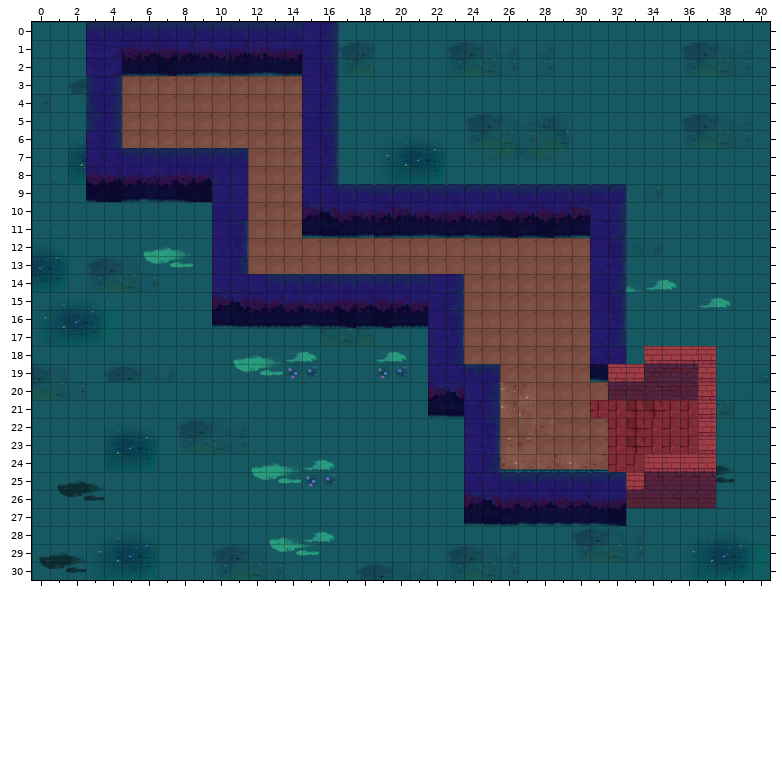
Tiled map, stored at assets/maps/Tutorial1.tmx. The picture above was drawn from the file before the commit.
Cells are 128x128 px. Shown: x 0..40, y 0..30.
The result:
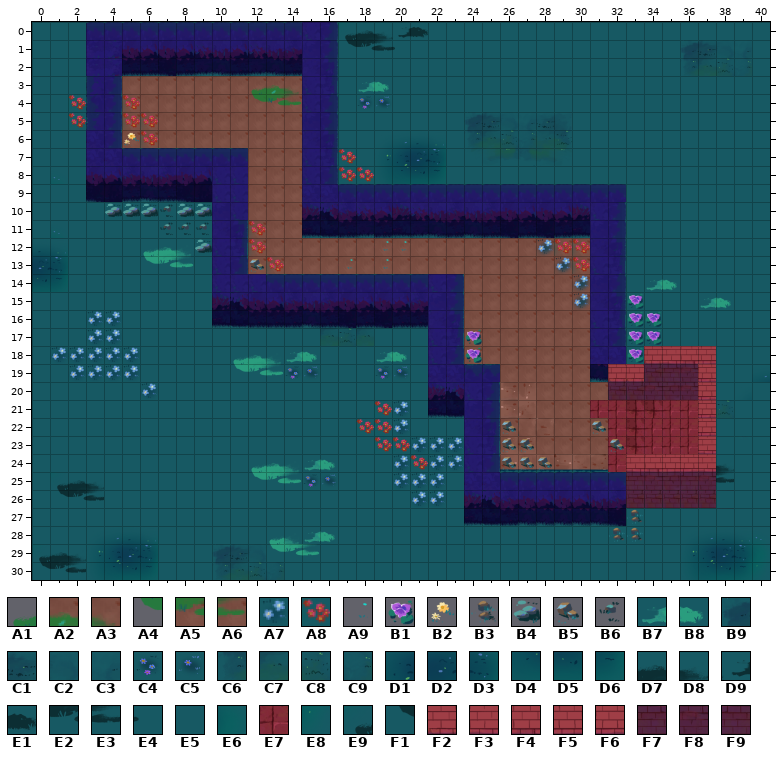
Key: from "decorations-2": A1 0, A2 1, A3 2, A4 12, A5 13, A6 14, A7 41, A8 53, A9 54, B1 58, B2 67, B3 104, B4 115, B5 116, B6 117; from "path-1": B7 3, B8 4, B9 5, C1 6, C2 7, C3 8, C4 18, C5 19, C6 20, C7 21, C8 22, C9 23, D1 61, D2 62, D3 63, D4 76, D5 77, D6 78, D7 95, D8 96, D9 97, E1 98, E2 110, E3 111, E4 112, E5 125; from "path-2": E6 64, E7 68, E8 79, E9 94, F1 109; from "walls-1": F2 7, F3 8, F4 9, F5 10, F6 11, F7 23, F8 24, F9 26.
__ is an empty cell, ## one hidden under a higher layer, .. an unchanged one.
See-through tiles are keyed as they look on the map.
Diff:
--- layer "ground"
@@ x 0..28 @@
- 1 .. .. .. .. .. .. .. .. .. .. .. .. .. .. .. .. .. B9 C1 .. .. .. .. B9 C1 .. .. .. ..
- 2 .. .. .. .. .. .. .. .. .. .. .. .. .. .. .. .. .. C6 C7 .. .. .. .. C6 C7 C8 C9 .. C9
- 3 .. .. B9 .. .. .. .. .. .. .. .. .. .. .. .. .. .. .. .. .. .. .. .. .. .. .. .. .. ..
- 4 C9 .. .. .. .. .. .. .. .. .. .. .. .. .. .. .. .. .. .. .. .. .. .. .. .. .. .. .. ..
+ 1 .. .. .. .. .. .. .. .. .. .. .. .. .. .. .. .. .. ## ## .. .. .. .. ## ## .. .. .. ..
+ 2 .. .. .. .. .. .. .. .. .. .. .. .. .. .. .. .. .. ## ## .. .. .. .. ## ## ## ## .. ##
+ 3 .. .. E5 .. .. .. .. .. .. .. .. .. .. .. .. .. .. .. .. .. .. .. .. .. .. .. .. .. ..
+ 4 E5 .. .. .. .. .. .. .. .. .. .. .. .. .. .. .. .. .. .. .. .. .. .. .. .. .. .. .. ..
@@ x 2..2 @@
- 7 D1
- 8 D4
+ 7 E5
+ 8 E5
@@ x 2..4 @@
-16 D2 D3 E6
-17 D5 D6 E8
+16 ## E5 E5
+17 ## E5 E5
@@ x 4..5 @@
-19 B9 C1
+19 E5 E5
@@ x 8..36 @@
-22 B9 C1 .. .. .. .. .. .. .. .. .. .. .. .. .. .. .. .. .. .. .. .. .. .. .. .. .. .. ..
-23 C6 C7 C8 C9 .. .. .. .. .. .. .. .. .. .. .. .. .. .. .. .. .. .. .. .. .. .. .. .. ..
-24 .. .. .. .. .. .. .. .. .. .. .. .. .. .. .. .. .. .. .. .. .. .. .. .. .. E7 ## ## ##
-25 .. .. .. .. .. .. .. .. .. .. .. .. .. .. .. .. .. .. .. .. .. .. .. .. .. ## .. .. ##
+22 E5 E5 .. .. .. .. .. .. .. .. .. .. .. .. .. .. .. .. .. .. .. .. .. .. .. .. .. .. ..
+23 E5 E5 E5 E5 .. .. .. .. .. .. .. .. .. .. .. .. .. .. .. .. .. .. .. .. .. .. .. .. ..
+24 .. .. .. .. .. .. .. .. .. .. .. .. .. .. .. .. .. .. .. .. .. .. .. .. .. F3 F4 F5 F6
+25 .. .. .. .. .. .. .. .. .. .. .. .. .. .. .. .. .. .. .. .. .. .. .. .. .. F7 .. .. F9
@@ x 18..33 @@
-28 .. .. .. .. .. .. .. .. .. .. .. .. B9 C1 C2 C3
-29 .. .. .. .. .. B9 C1 .. .. .. .. .. C6 C7 C8 C9
-30 B9 C1 .. .. .. C6 C7 C8 C9 .. .. .. .. .. .. ..
+28 .. .. .. .. .. .. .. .. .. .. .. .. E5 E5 E5 E5
+29 .. .. .. .. .. E5 E5 .. .. .. .. .. E5 E5 E5 E5
+30 E5 E5 .. .. .. E5 E5 E5 E5 .. .. .. .. .. .. ..
--- layer "decoration"
@@ x 0..39 @@
- 0 .. .. .. .. .. .. .. .. .. .. .. .. .. .. .. .. .. __ __ __ __ __ .. .. .. .. .. .. .. .. .. .. .. .. .. .. .. .. .. ..
- 1 .. .. .. .. .. .. .. .. .. .. .. .. .. .. .. .. .. __ __ __ __ .. .. __ __ .. .. .. .. .. .. .. .. .. .. .. .. .. .. ..
- 2 .. .. .. .. .. .. .. .. .. .. .. .. .. .. .. .. .. __ __ .. .. .. .. __ __ __ __ .. __ .. .. .. .. .. .. .. .. .. .. ..
- 3 .. .. .. .. .. .. .. .. .. .. .. .. __ __ __ .. .. .. __ __ .. .. .. .. .. .. .. .. .. .. .. .. .. .. .. .. .. .. .. ..
- 4 .. .. __ .. .. __ .. .. .. .. .. .. __ __ __ .. .. .. __ __ .. .. .. .. .. .. .. .. .. .. .. .. .. .. .. .. .. .. .. ..
- 5 .. .. __ .. .. __ __ .. .. .. .. .. .. .. .. .. .. .. .. .. .. .. .. .. .. .. .. .. .. .. .. .. .. .. .. .. __ __ .. ..
- 6 .. .. .. .. .. __ __ .. .. .. .. .. .. .. .. .. .. .. .. .. .. .. .. .. .. .. .. .. .. .. .. .. .. .. .. .. __ __ __ __
- 7 .. .. .. .. .. .. .. .. .. .. .. .. .. .. .. .. .. __ .. .. .. .. .. .. .. .. .. .. .. .. .. .. .. .. .. .. .. .. .. ..
- 8 .. .. .. .. .. .. .. .. .. .. .. .. .. .. .. .. .. __ __ .. .. .. .. .. .. .. .. .. .. .. .. .. .. .. .. .. .. .. .. ..
- 9 .. .. .. .. .. .. .. .. .. .. .. .. .. .. .. .. .. .. .. .. .. .. .. .. .. .. .. .. .. .. .. .. .. .. __ .. .. .. .. ..
-10 .. .. .. .. __ __ __ __ __ __ .. .. .. .. .. .. .. .. .. .. .. .. .. .. .. .. .. .. .. .. .. .. .. .. .. .. .. .. .. ..
-11 .. .. .. .. .. .. .. __ __ __ .. .. __ .. .. .. .. .. .. .. .. .. .. .. .. .. .. .. .. .. .. .. .. .. .. .. .. .. .. ..
-12 .. .. .. .. .. .. .. .. .. __ .. .. __ .. .. .. .. .. .. __ __ .. .. .. .. .. .. .. __ __ __ .. .. .. .. .. .. .. .. ..
-13 .. .. .. __ __ .. .. .. .. .. .. .. __ __ .. .. .. __ .. __ .. .. .. .. .. .. .. .. .. __ __ .. .. .. .. .. .. .. .. ..
-14 .. .. .. __ __ __ __ .. .. .. .. .. .. .. .. .. .. .. .. .. .. .. .. .. .. .. .. .. .. .. __ .. .. __ .. .. .. .. .. ..
-15 .. .. .. .. .. .. .. .. .. .. .. .. .. .. .. .. .. .. .. .. .. .. .. .. .. .. .. .. .. .. __ .. .. __ .. .. .. .. .. ..
-16 .. __ __ __ __ .. .. .. .. .. .. .. .. .. .. .. .. .. .. .. .. .. .. .. .. .. .. .. .. .. .. .. .. __ __ .. .. .. .. ..
-17 .. __ __ __ __ .. .. .. .. .. .. .. .. .. .. .. .. .. .. .. .. .. .. .. __ .. .. .. .. .. .. .. .. __ __ .. .. .. .. ..
-18 .. __ __ __ __ __ .. .. .. .. .. .. .. .. .. .. .. .. .. .. .. .. .. .. __ .. .. .. .. .. .. .. .. __ .. .. .. .. .. ..
-19 __ .. __ __ __ __ .. .. .. .. .. .. .. .. .. .. .. .. .. .. .. .. .. .. .. .. .. .. .. .. .. .. .. .. .. .. .. .. .. ..
-20 __ __ __ .. .. .. __ .. .. .. .. .. .. .. .. .. .. .. .. .. .. .. .. .. .. .. .. .. .. .. .. .. .. .. .. .. .. .. .. ..
-21 .. .. .. .. .. .. .. .. .. .. .. .. .. .. .. .. .. .. .. __ __ .. .. .. .. .. .. .. .. .. .. .. .. .. .. .. .. .. .. ..
-22 .. .. .. .. .. .. .. .. .. .. .. .. .. .. .. .. .. .. __ __ __ .. .. .. .. .. __ .. .. .. .. __ .. .. .. .. .. .. .. ..
-23 .. .. .. .. __ __ __ .. .. .. .. .. .. .. .. .. .. .. .. __ __ __ __ __ .. .. __ __ .. .. .. .. __ .. .. .. .. .. .. ..
-24 .. .. .. .. __ __ __ .. .. .. .. .. .. .. .. .. .. .. .. .. __ __ __ __ .. .. __ __ __ .. .. .. .. .. F3 F3 F3 .. .. ..
-25 .. .. .. .. .. .. .. .. .. .. .. .. .. .. .. .. .. .. .. .. __ __ __ .. .. .. .. .. .. .. .. .. .. F2 .. .. F8 .. .. ..
-26 .. .. .. .. .. .. .. .. .. .. .. .. .. .. .. .. .. .. .. .. .. __ __ .. .. .. .. .. .. .. .. .. .. .. .. .. .. .. .. ..
-27 .. .. .. .. .. .. .. .. .. .. .. .. .. .. .. .. .. .. .. .. .. .. .. .. .. .. .. .. .. .. .. .. .. __ .. .. .. .. .. ..
-28 .. .. .. .. .. .. .. .. .. .. .. .. .. .. .. .. .. .. .. .. .. .. .. .. .. .. .. .. .. .. .. .. __ __ .. .. .. .. .. ..
+ 0 .. .. .. .. .. .. .. .. .. .. .. .. .. .. .. .. .. E9 D7 D8 D9 E1 .. .. .. .. .. .. .. .. .. .. .. .. .. .. .. .. .. ..
+ 1 .. .. .. .. .. .. .. .. .. .. .. .. .. .. .. .. .. F1 E2 E3 E4 .. .. E5 E5 .. .. .. .. .. .. .. .. .. .. .. .. .. .. ..
+ 2 .. .. .. .. .. .. .. .. .. .. .. .. .. .. .. .. .. E5 E5 .. .. .. .. E5 E5 E5 E5 .. E5 .. .. .. .. .. .. .. .. .. .. ..
+ 3 .. .. .. .. .. .. .. .. .. .. .. .. A1 A2 A3 .. .. .. B7 B8 .. .. .. .. .. .. .. .. .. .. .. .. .. .. .. .. .. .. .. ..
+ 4 .. .. A8 .. .. A8 .. .. .. .. .. .. A4 A5 A6 .. .. .. C4 C5 .. .. .. .. .. .. .. .. .. .. .. .. .. .. .. .. .. .. .. ..
+ 5 .. .. A8 .. .. A8 A8 .. .. .. .. .. .. .. .. .. .. .. .. .. .. .. .. .. .. .. .. .. .. .. .. .. .. .. .. .. E5 E5 .. ..
+ 6 .. .. .. .. .. B2 A8 .. .. .. .. .. .. .. .. .. .. .. .. .. .. .. .. .. .. .. .. .. .. .. .. .. .. .. .. .. E5 E5 E5 E5
+ 7 .. .. .. .. .. .. .. .. .. .. .. .. .. .. .. .. .. A8 .. .. .. .. .. .. .. .. .. .. .. .. .. .. .. .. .. .. .. .. .. ..
+ 8 .. .. .. .. .. .. .. .. .. .. .. .. .. .. .. .. .. A8 A8 .. .. .. .. .. .. .. .. .. .. .. .. .. .. .. .. .. .. .. .. ..
+ 9 .. .. .. .. .. .. .. .. .. .. .. .. .. .. .. .. .. .. .. .. .. .. .. .. .. .. .. .. .. .. .. .. .. .. E5 .. .. .. .. ..
+10 .. .. .. .. B4 B4 B4 B6 B4 B4 .. .. .. .. .. .. .. .. .. .. .. .. .. .. .. .. .. .. .. .. .. .. .. .. .. .. .. .. .. ..
+11 .. .. .. .. .. .. .. B6 B6 B6 .. .. A8 .. .. .. .. .. .. .. .. .. .. .. .. .. .. .. .. .. .. .. .. .. .. .. .. .. .. ..
+12 .. .. .. .. .. .. .. .. .. B4 .. .. A8 .. .. .. .. .. .. A9 A9 .. .. .. .. .. .. .. A7 A8 A8 .. .. .. .. .. .. .. .. ..
+13 .. .. .. E5 E5 .. .. .. .. .. .. .. B5 A8 .. .. .. A9 .. A9 .. .. .. .. .. .. .. .. .. A7 A8 .. .. .. .. .. .. .. .. ..
+14 .. .. .. E5 E5 E5 E5 .. .. .. .. .. .. .. .. .. .. .. .. .. .. .. .. .. .. .. .. .. .. .. A7 .. .. E5 .. .. .. .. .. ..
+15 .. .. .. .. .. .. .. .. .. .. .. .. .. .. .. .. .. .. .. .. .. .. .. .. .. .. .. .. .. .. A7 .. .. B1 .. .. .. .. .. ..
+16 .. E5 E5 A7 A7 .. .. .. .. .. .. .. .. .. .. .. .. .. .. .. .. .. .. .. .. .. .. .. .. .. .. .. .. B1 B1 .. .. .. .. ..
+17 .. E5 E5 A7 A7 .. .. .. .. .. .. .. .. .. .. .. .. .. .. .. .. .. .. .. B1 .. .. .. .. .. .. .. .. B1 B1 .. .. .. .. ..
+18 .. A7 A7 A7 A7 A7 .. .. .. .. .. .. .. .. .. .. .. .. .. .. .. .. .. .. B1 .. .. .. .. .. .. .. .. B1 .. .. .. .. .. ..
+19 E5 .. A7 A7 A7 A7 .. .. .. .. .. .. .. .. .. .. .. .. .. .. .. .. .. .. .. .. .. .. .. .. .. .. .. .. .. .. .. .. .. ..
+20 E5 E5 E5 .. .. .. A7 .. .. .. .. .. .. .. .. .. .. .. .. .. .. .. .. .. .. .. .. .. .. .. .. .. .. .. .. .. .. .. .. ..
+21 .. .. .. .. .. .. .. .. .. .. .. .. .. .. .. .. .. .. .. A8 A7 .. .. .. .. .. .. .. .. .. .. .. .. .. .. .. .. .. .. ..
+22 .. .. .. .. .. .. .. .. .. .. .. .. .. .. .. .. .. .. A8 A8 A7 .. .. .. .. .. B5 .. .. .. .. B5 .. .. .. .. .. .. .. ..
+23 .. .. .. .. E5 E5 E5 .. .. .. .. .. .. .. .. .. .. .. .. A8 A8 A7 A7 A7 .. .. B5 B5 .. .. .. .. B5 .. .. .. .. .. .. ..
+24 .. .. .. .. E5 E5 E5 .. .. .. .. .. .. .. .. .. .. .. .. .. A7 A8 A7 A7 .. .. B5 B5 B5 .. .. .. .. .. __ __ __ .. .. ..
+25 .. .. .. .. .. .. .. .. .. .. .. .. .. .. .. .. .. .. .. .. A7 A7 A7 .. .. .. .. .. .. .. .. .. .. __ .. .. __ .. .. ..
+26 .. .. .. .. .. .. .. .. .. .. .. .. .. .. .. .. .. .. .. .. .. A7 A7 .. .. .. .. .. .. .. .. .. .. .. .. .. .. .. .. ..
+27 .. .. .. .. .. .. .. .. .. .. .. .. .. .. .. .. .. .. .. .. .. .. .. .. .. .. .. .. .. .. .. .. .. B3 .. .. .. .. .. ..
+28 .. .. .. .. .. .. .. .. .. .. .. .. .. .. .. .. .. .. .. .. .. .. .. .. .. .. .. .. .. .. .. .. B3 B3 .. .. .. .. .. ..
